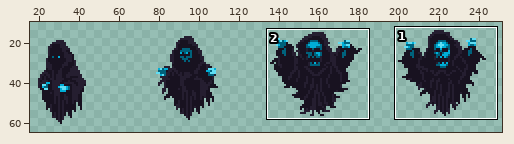
A sprite sheet gets an edit: enemies/ghost/ghost-Shriek.png. Above: a wide view before the commit, with the close-up outlined.
Close-up. Before:
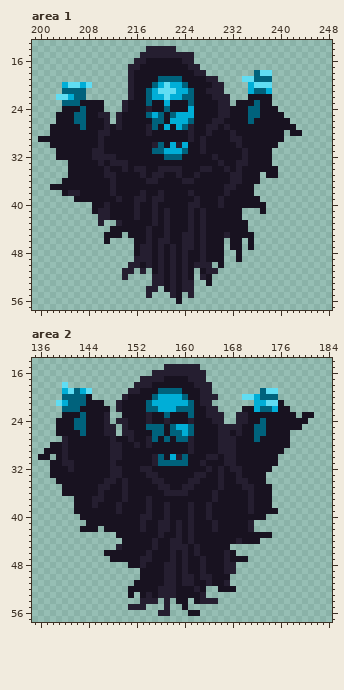
The file is 256x80 pixels. Shown: area 1: x 199..248, y 13..57; area 2: x 135..184, y 14..57. The wide view leaves out empty margins. The commit also changed other parts of the picture, which this record leaves out.
After the commit:
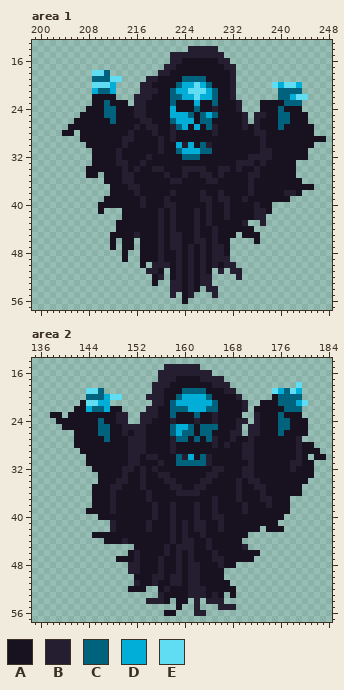
Palette (. is transparent): A #181220  B #251e30  C #00627c  D #00aed7  E #60ddf3
From old to new:
Changed rows in their new state; - is an unchanged pixel.
Area 1:
first column x 200:
14 ------------------.....--BBBBB------------------
15 -----------------.....----BBBBB-----------------
16 ----------------......BBAAAAAABB----------------
17 ---------------......BB--AAAAAABB---------------
18 ---------EEC---.....BB----AAAAAAB---...---------
19 ---------CCCEE-...BBAAAACCCCAAAAB-.....---------
20 ----.....EEED--..BBAAAACDDEDCAAAB--....EDEED----
21 ----....-DCCD--..BBBAAC--EEEDCAAB--....-CCCC----
22 ---.....-AAAA--.BBBAAACCDDEDDCAAB--....-CCDEE---
23 ----.....--CAAA.BBA--AC--AD--CAAAB...--AACCC----
24 ----....---CCAA-BBA--AD--AC--BAA-B...---CAAA----
25 ---....A--ACCA--BBAAA-D--C-CDCAA--B.BB--CCAAA---
26 ---...AA---ACA---BBAA-C--D-CCAA---B.B---CCAAA---
27 --...--A---A-A--B--B-ABCDAD-C--A--B-B---C--AAA--
28 --..--.---AA---B--AB--B--A--AB--A---BB---A--AA--
29 .......---A---BB----B-B--A-A----AA---B---AAAAAAA
30 --......--A---B----AB-ADBD-CB----A---B--AAAAAA--
31 ---......AA--B-----ABAACDDDCC-----A--BBAAAAAA---
32 ---......AAAAB----B--AAACCC--A----ABBBBAAAAAA---
33 -----....-A-A----B------------A----B-B-AAAA-----
34 -----...---A-----A-B-AAABBB-A-B-----B---AAA-----
35 -----...--.AA-BB-A-AAB-AB-ABB-B-AA-BBA--AAA-----
36 ----.......-A-BB--AA--BBAA--BB--AA-B-AAAAAAA----
37 --..........A--BB--------------AA--BAAAAAAAAAA--
38 ----........A---BA--A-B--A-B--BA---BAAAAABBA----
39 ------.....--A--A--AAB----ABB--B--B--AAAAA------
40 ---------.-A----AB-A-BB--AA-B-AB----B-A---------
41 ---------.A...--A--ABAB--ABAB--B--AABBA---------
42 ----------....--A--ABAB--ABAB--B--AABB----------
43 ----------.--A-----ABAB--ABAB-----B--B----------
44 ------------.-----A-BAB--ABA-B-----A------------
45 -----------.--A-B-A-BABBAABA-B-A-.--A-----------
46 -----------.A-AA.-A--ABBAAB--B-A..-.A-----------
47 ------------A-AA.AA----BA----BBA..-.------------
48 --------------A-.AA---ABAB---BBA-.--------------
49 --------------A-.AA---ABAB---BBB-.--------------
50 ---------------..-.B-BABABA-AB-BB---------------
51 --------------..-.BBA.ABABABA.B-BB--------------
52 --------------.----A-.ABABA-B----B--------------
53 -------------------A..-BA-ABB-------------------
54 ------------------..-.-BA-A-BB------------------
55 ------------------.----.A----B------------------
56 -----------------------.A-----------------------
Area 2:
first column x 136:
16 -------------------.--------B-------------------
17 -----------------...-BB--AA-BBB-----------------
18 ----.-----------...BBB----AAABBB-----------E----
19 ----....-EC----....BBAAACCCCAAABB----..-DCED----
20 ----....CCCDEE....BBBAACDDDDCAAAAB.....ACCCC----
21 ---....AEEDD-......BBAC--DDDDCAAAAB-.AAACCCDE---
22 ----..A-DCCDAA....BBAAC--DDDCCAAAAB.AAAA-CCC----
23 --AA.--A---AABB..B-B-AC--AC-A-AAAA..B---C--A..--
24 ------AA--CAA--..B---AB--AB---AAA--.BA--CC------
25 ---.--AA--CCAA-BBBAAA------CCCAAA-.BBA--CC--A---
26 ---...-A--CCAA-ABB-AA--DC--CC-AAB-.BBA--C-AAA---
27 ----..-----CA---BBAA-AB--AC-CBAA---BA-----AB----
28 --....------AA-B-BA---B--A---BA-A-BB------ABAA--
29 -......-----AA-BBB----B--A----AAA-BB-----AABAAA-
30 ..-.....----AA-BB-B-A-ACBD-C-A-AA-BB----AAABA-AA
31 --......----A--BB--ABAA--CCCB--AA--B----AABBAA--
32 --.......---AABB--AB--------AB--AABB---AAABAAA--
33 --........--AAB--BAABB----AABBA--ABB--AAAAAAAA--
34 ---.......-AAB---B-AABB--AABB-A---ABB-AAAAAAA---
35 ----.....-AABBA--B--AABBAABB--A--BAABB-AAAAA----
36 ----.....-A-B-A---B--AA--BB--A---B-A-B-AAAAA----
37 ------...AA-B-A------------------B-A-BBAAA------
38 ------...A--BA----AB-AB--AB-AB----BA--BAAA------
39 ------..----BA----AB-AB--AB-AB----BA----AA------
40 -------...-------AAB-AB--AB-ABB-------AAA-------
41 --------....B----AB-AABABABB-AB----AAAAA--------
42 -------...-.B----AB-AABABABB-AB----AA-AAA-------
43 ---------AAAA-------A-BABA-B-------....---------
44 -----------AAAB----A---AB---B----A...-----------
45 -------------...---A-BA--BA-B---AAB-------------
46 -----------....-B-A--BABABA--B-A-AAAA-----------
47 ------------.---BAA-B-ABAB-A-BBA---A------------
48 ---------------BBA--BAABABBA--BAA---------------
49 ---------------BB---BAABABBA---..---------------
50 ----------------A--BBA-BA-BAA--.----------------
51 ----------------B--B-A-BA-B-A--A----------------
52 ------------------..A-A--B-BAA------------------
53 ---------------.-...-AA--BB-ABA-A---------------
54 -----------------.--BA----B.--B-----------------
55 ---------------...---.-A.-B---BBB---------------
56 --------------------.AA--.BB--------------------
